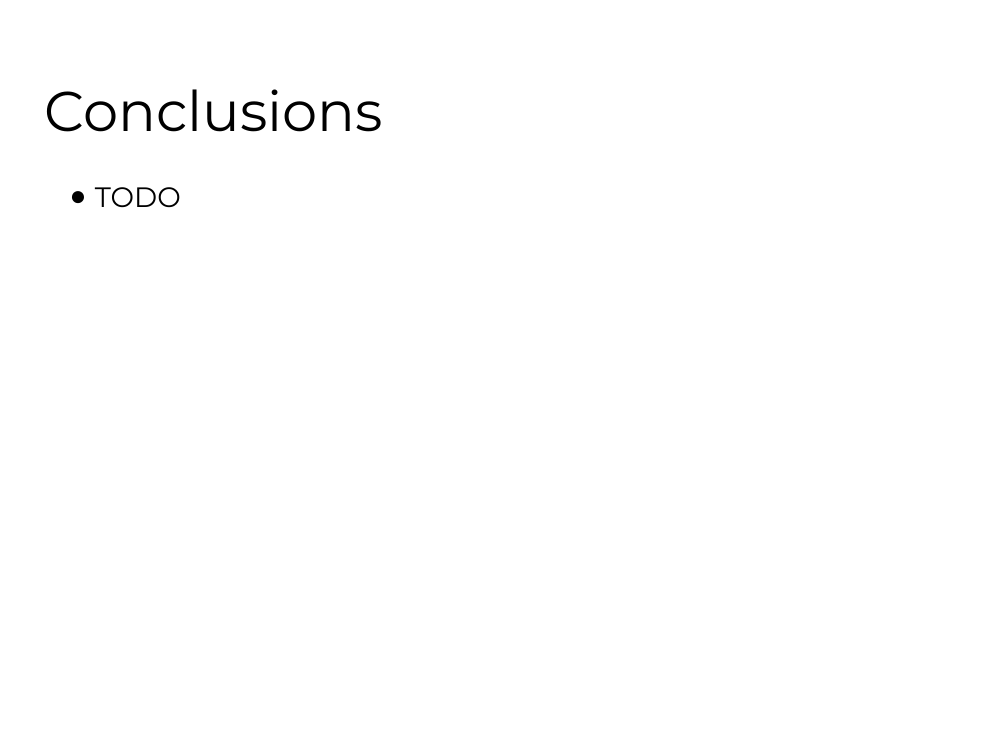
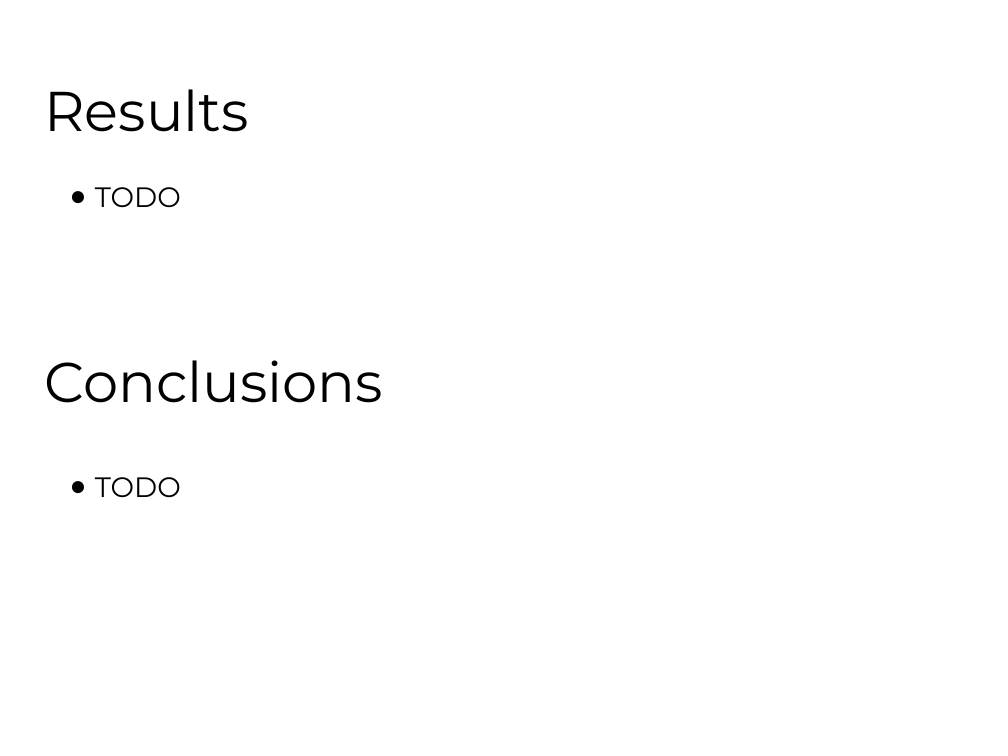
Before and after one commit to fhh23/Determining-Tweet-Popularity-via-Prediction-Methods, a slide deck: slide 6 of CSE881_Hormasji_Reiff_FinalProjectPresentation.pptx (slide 12 before the commit). Drawn at 1008x756 pixels with LibreOffice and Linux fonts; fonts in the diff are those of the drawing; background and template pictures are left out. Boxes give left, top, right and bottom in pixels: in the first picture for what was removed or moved away, otherwise in the second. Text is boxed around its words. In the diff, an @@ line names an element or a change of style, - is before the commit and + after.

```diff
--- a/CSE881_Hormasji_Reiff_FinalProjectPresentation.pptx
+++ b/CSE881_Hormasji_Reiff_FinalProjectPresentation.pptx
@@ title at (x1=44, y1=89, x2=248, y2=132): text changed @@
-Conclusions
+Results
@@ text added at (x1=44, y1=360, x2=382, y2=403), 40 pt, text #000000 @@
+Conclusions
@@ text added at (x1=95, y1=477, x2=181, y2=497), 20 pt, text #000000 @@
+● TODO
```
Also in this commit, not shown: 4 other slides changed, 1 slide added, 8 slides removed.
